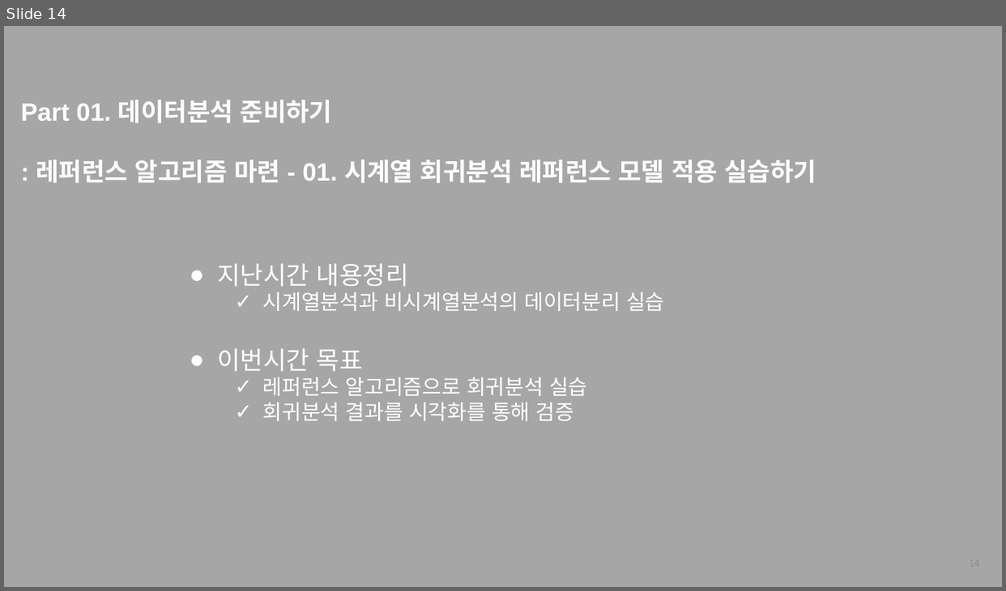
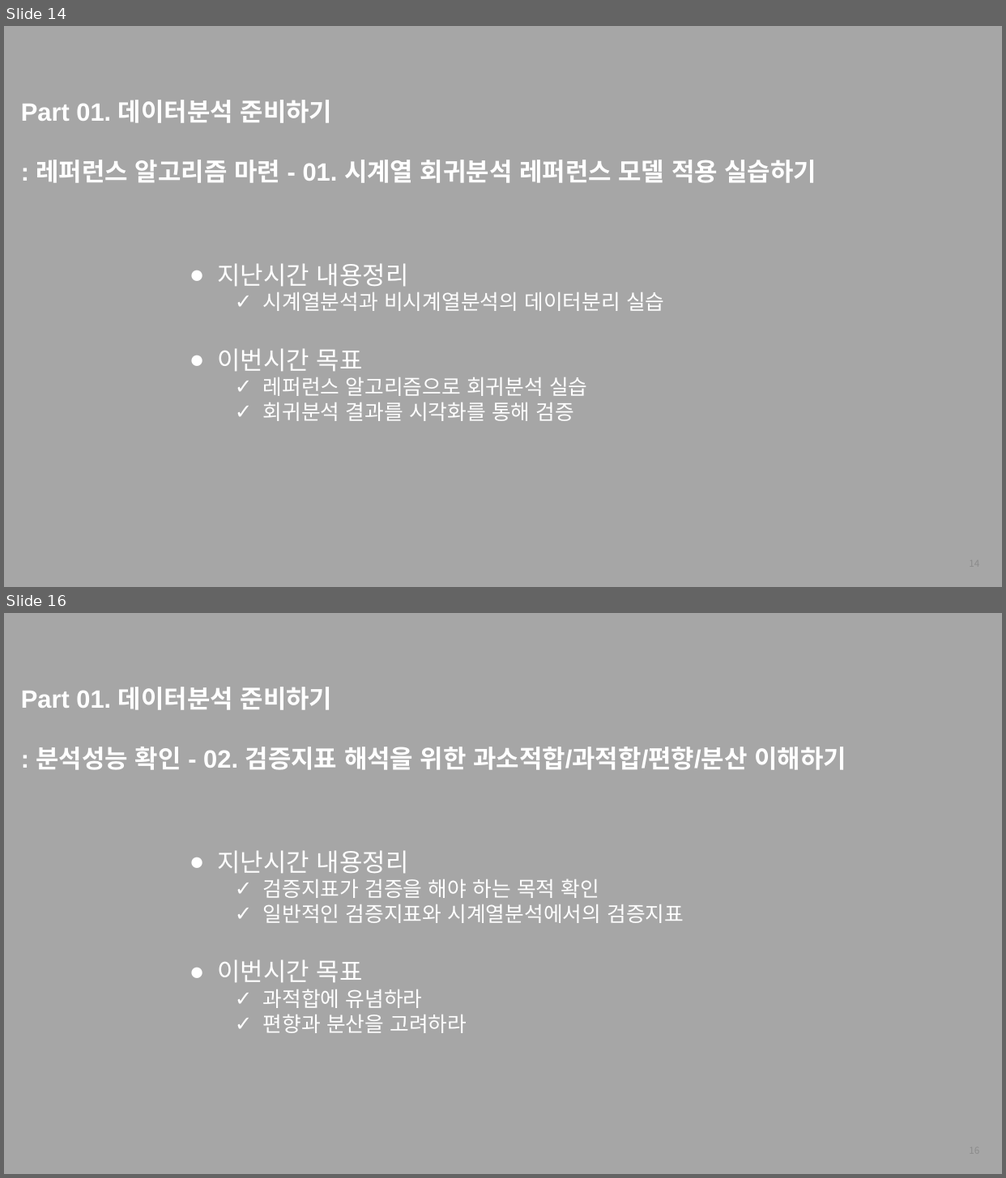
Before and after one commit to thekimk/All-About-Time-Series-Analysis, a slide deck: [FastCampus] 커리큘럼_김경원박사.pptx. Shown one above the other, each under a label of ours: slide 14 before the commit, slides 14 and 16 after it; the slides between them are not shown. The pictures are 1006x591 and 1006x1178 pixels, drawn with LibreOffice and Linux fonts; fonts in the diff are those of the drawing; background and template pictures are left out. Boxes give left, top, right and bottom in pixels: in the first picture for what was removed or moved away, otherwise in the second. Text is boxed around its words. In the diff, an @@ line names an element or a change of style, - is before the commit and + after.

```diff
--- a/[FastCampus] 커리큘럼_김경원박사.pptx
+++ b/[FastCampus] 커리큘럼_김경원박사.pptx
@@ slide 16 added at (4, 613, 1002, 1174), background #A6A6A6 @@
@@ text added at (21, 687, 846, 770), 24 pt, text #FFFFFF, bold @@
+Part 01. 데이터분석 준비하기
+: 분석성능 확인 - 02. 검증지표 해석을 위한 과소적합/과적합/편향/분산 이해하기
@@ text added at (218, 850, 684, 1033), 20 pt, text #FFFFFF @@
+● 지난시간 내용정리
+  ✓ 검증지표가 검증을 해야 하는 목적 확인
+  ✓ 일반적인 검증지표와 시계열분석에서의 검증지표
+● 이번시간 목표
+  ✓ 과적합에 유념하라
+  ✓ 편향과 분산을 고려하라
@@ page number added at (756, 1136, 988, 1166), 9 pt, text #8C8C8C @@
+16
```
Also in this commit, not shown: 1 slide changed, 1 other slide added, 1 other file.
